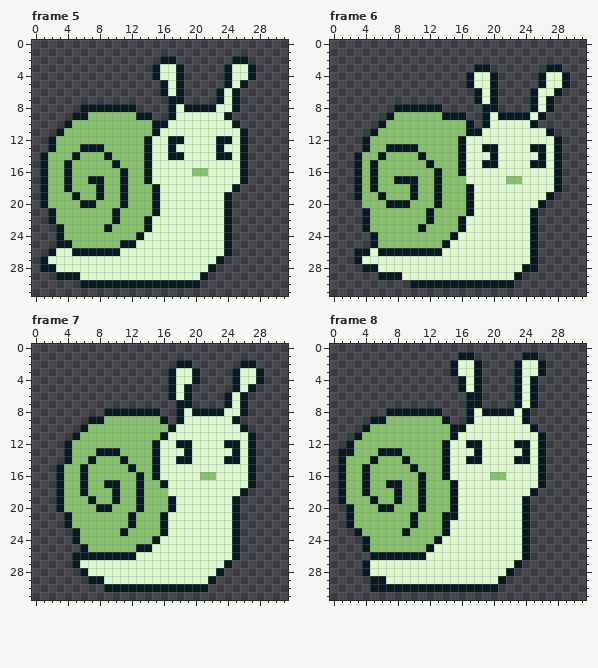
One commit to this pixel-art file: concepts/gary_single.aseprite. The picture above was drawn from the file before the commit.
32x32 pixels, 9 frames. Shown: frame 5, frame 6, frame 7, frame 8. The commit also changed other frames, which this record leaves out.
After the commit:
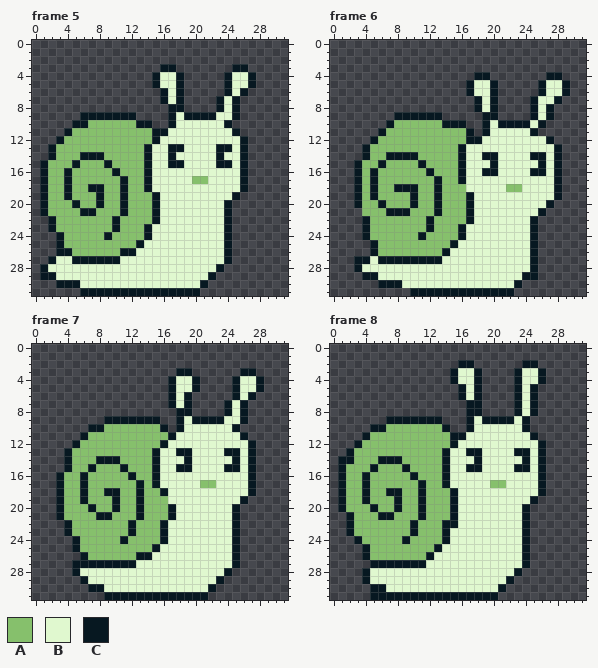
Palette (. is transparent): A #86c06c  B #e0f8cf  C #071821
Diff:
Frame 5:
y 2: x 16..17 CC -> ..; x 25..26 CC -> ..
y 3: x 15..18 CBBC -> .CC.; x 24..27 CBBC -> .CC.
y 5: x 15..16 .C -> CB; x 26..27 C. -> BC
y 6: x 23..26 CBC. -> .CBC
y 7: x 16..17 .C -> CB
y 8: x 6..12 CCCCCCC -> .......; x 18..23 BCCCCB -> C....C
y 9: x 5 C -> .; x 7..14 AAAAAACC -> CCCCCC..; x 19..22 BBBB -> CCCC; x 24..25 C. -> BC
y 10: x 4..6 CAA -> .CC; x 13..17 AACCB -> CC..C; x 24..25 BC -> C.
y 11: x 3..4 CA -> .C; x 16 B -> C; x 25..26 BC -> C.
y 12: x 2..3 CA -> .C; x 14..15 CB -> AC; x 17..18 CC -> BB; x 23..24 CC -> BB
y 13: x 6..8 CCC -> AAA; x 18 B -> C; x 24 B -> C
y 14: x 1..2 CA -> .C; x 5..9 CAAAC -> ACCCA; x 18 C -> B; x 24 C -> B
y 15: x 4..5 CA -> AC; x 9..10 AC -> CA; x 17..18 BB -> CC; x 23..24 BB -> CC
y 16: x 10..11 AC -> CA; x 20..21 AA -> BB
y 17: x 7..8 CC -> AA; x 20..21 BB -> AA
y 18: x 7 A -> C; x 14..15 AC -> CB; x 25..26 C. -> BC
y 19: x 4..5 AC -> CA; x 24..25 C. -> BC
y 20: x 5..8 ACCA -> CAAC
y 21: x 1..2 .C -> CA; x 6..7 AA -> CC; x 10..11 CA -> AC
y 22: x 14..15 CB -> AC
y 23: x 2..3 .C -> CA; x 9..10 CA -> AC
y 24: x 9 A -> C; x 13..14 CB -> AC
y 25: x 4 C -> A; x 11..13 CCB -> AAC
y 26: x 2..12 CBBCCCCCCBB -> .CCAAAAAACC
y 27: x 1..2 CB -> .C; x 5..10 BBBBBB -> CCCCCC; x 23..24 C. -> BC
y 28: x 2 C -> B; x 22..23 C. -> BC
y 29: x 1..5 ..CCC -> CCBBB; x 21..22 C. -> BC
y 30: x 3..21 ...CCCCCCCCCCCCCCC. -> CCCBBBBBBBBBBBBBBBC
y 31: x 6..20 ............... -> CCCCCCCCCCCCCCC
Frame 6:
y 3: x 18..19 CC -> ..; x 27..28 CC -> ..
y 4: x 17..20 CBBC -> .CC.; x 26..29 CBBC -> .CC.
y 6: x 17..18 .C -> CB; x 25..26 CB -> .C; x 28..29 C. -> BC
y 7: x 27..28 C. -> BC
y 8: x 8..13 CCCCCC -> ......; x 18..19 .C -> CB
y 9: x 7..16 CAAAAAACCC -> .CCCCCC...; x 20..27 BCCCCBC. -> C....CBC
y 10: x 6..7 CA -> .C; x 14..17 AAAC -> CCC.; x 21..26 BBBBC. -> CCCCBC
y 11: x 5..6 CA -> .C; x 18..19 CB -> .C; x 25..27 BBC -> C..
y 12: x 4..5 CA -> .C; x 16..18 CBB -> ACC; x 27..28 BC -> C.
y 13: x 7..10 CCCC -> AAAA; x 19..20 CC -> BB; x 25..26 CC -> BB
y 14: x 3..4 CA -> .C; x 6..11 CAAAAC -> ACCCCA; x 19 B -> C; x 25 B -> C
y 15: x 5..6 CA -> AC; x 11..12 AC -> CA; x 19 C -> B; x 25 C -> B
y 16: x 12..13 AC -> CA; x 19..20 BB -> CC; x 25..26 BB -> CC
y 17: x 8..10 CCC -> AAA; x 16 A -> C; x 22..23 AA -> BB
y 18: x 8..9 AA -> CC; x 17 C -> B; x 22..23 BB -> AA
y 19: x 5..6 AC -> CA; x 27..28 C. -> BC
y 20: x 3 . -> C; x 6..10 ACCCA -> CAAAC; x 26..27 C. -> BC
y 21: x 4 C -> A; x 7..9 AAA -> CCC; x 12..13 CA -> AC; x 25..26 C. -> BC
y 22: x 16..17 CB -> AC
y 23: x 11..12 CA -> AC
y 24: x 4..5 .C -> CA; x 11 A -> C; x 15..16 CB -> AC
y 25: x 14..15 CB -> AC
y 26: x 3..14 CCBCCCCCCCCB -> ..CAAAAAAAAC
y 27: x 4 B -> C; x 6..13 BBBBBBBB -> CCCCCCCC
y 28: x 3..5 .CC -> CBB; x 24 C -> B
y 29: x 4..8 ..CCC -> CCBBB; x 23..25 C.. -> BCC
y 30: x 6..23 ....CCCCCCCCCCCCC. -> CCCBBBBBBBBBBBBBBC
y 31: x 10..22 ............. -> CCCCCCCCCCCCC
Frame 7:
y 2: x 18..19 CC -> ..; x 26..27 CC -> ..
y 3: x 17..20 CBBC -> .CC.; x 25..28 CBBC -> .CC.
y 5: x 19..20 C. -> BC; x 27..28 C. -> BC
y 6: x 24..27 CBC. -> .CBC
y 7: x 17..18 .C -> CB
y 8: x 9..15 CCCCCCC -> .......; x 19..24 BCCCCB -> C....C
y 9: x 7..16 CCAAAAAAAC -> ..CCCCCCC.; x 20..23 BBBB -> CCCC; x 25..26 C. -> BC
y 10: x 6..8 CAA -> .CC; x 16..18 ACB -> C.C; x 25..26 BC -> C.
y 11: x 5..6 CA -> .C; x 16..17 CB -> AC; x 26..27 BC -> C.
y 12: x 4..5 CA -> .C; x 15..16 CB -> AC; x 18..19 CC -> BB; x 24..25 CC -> BB
y 13: x 8..10 CCC -> AAA; x 18 B -> C; x 24 B -> C
y 14: x 7..11 CAAAC -> ACCCA; x 18 C -> B; x 24 C -> B
y 15: x 3..4 CA -> .C; x 6..7 CA -> AC; x 11..12 AC -> CA; x 18..19 BB -> CC; x 24..25 BB -> CC
y 16: x 12..13 AC -> CA; x 21..22 AA -> BB
y 17: x 9..10 CC -> AA; x 15..16 AC -> CB; x 21..22 BB -> AA
y 18: x 9 A -> C; x 16 A -> C; x 26..27 C. -> BC
y 19: x 6..7 AC -> CA; x 17 C -> B; x 25..26 C. -> BC
y 20: x 7..10 ACCA -> CAAC
y 21: x 3..4 .C -> CA; x 8..9 AA -> CC; x 12..13 CA -> AC; x 16..17 CB -> AC
y 23: x 4..5 .C -> CA; x 11..12 CA -> AC
y 24: x 11 A -> C; x 15..16 CB -> AC
y 25: x 5..6 .C -> CA; x 13..15 CCB -> AAC
y 26: x 5 C -> .; x 7..14 CCCCCCBB -> AAAAAACC
y 27: x 6..12 BBBBBBB -> CCCCCCC; x 24..25 C. -> BC
y 28: x 5..6 .C -> CB; x 23..24 C. -> BC
y 29: x 6..8 .CC -> CBB; x 22..23 C. -> BC
y 30: x 7..22 ..CCCCCCCCCCCCC. -> CCBBBBBBBBBBBBBC
y 31: x 9..21 ............. -> CCCCCCCCCCCCC
Frame 8:
y 1: x 16..17 CC -> ..; x 24..25 CC -> ..
y 2: x 15..18 CBBC -> .CC.; x 23..26 CBBC -> .CC.
y 4: x 15..16 .C -> CB; x 25..26 C. -> BC
y 6: x 16..17 .C -> CB
y 8: x 7..13 CCCCCCC -> .......; x 18..25 BCCCCBC. -> C....CBC
y 9: x 5..14 CCAAAAAAAC -> ..CCCCCCC.; x 19..22 BBBB -> CCCC
y 10: x 4..6 CAA -> .CC; x 14..17 ACCB -> C..C; x 24..25 BC -> C.
y 11: x 3..4 CA -> .C; x 16 B -> C; x 25..26 BC -> C.
y 12: x 2..3 CA -> .C; x 14..15 CB -> AC; x 17..18 CC -> BB; x 23..24 CC -> BB
y 13: x 1 C -> .; x 6..8 CCC -> AAA; x 17 B -> C; x 23 B -> C
y 14: x 2 A -> C; x 5..9 CAAAC -> ACCCA; x 17 C -> B; x 23 C -> B
y 15: x 4..5 CA -> AC; x 9..10 AC -> CA; x 17..18 BB -> CC; x 23..24 BB -> CC
y 16: x 10..11 AC -> CA; x 20..21 AA -> BB
y 17: x 7..8 CC -> AA; x 14..15 AC -> CB; x 20..21 BB -> AA
y 18: x 7 A -> C; x 25..26 C. -> BC
y 19: x 4..5 AC -> CA; x 24..25 C. -> BC
y 20: x 1..2 .C -> CA; x 5..8 ACCA -> CAAC
y 21: x 6..7 AA -> CC; x 10..11 CA -> AC; x 14 C -> A
y 22: x 15 B -> C
y 23: x 2..3 .C -> CA; x 9..10 CA -> AC
y 24: x 3..4 .C -> CA; x 9 A -> C; x 13..14 CB -> AC
y 25: x 12..13 CB -> AC
y 26: x 4..12 .CCCCCCCB -> CAAAAAAAC
y 27: x 4..11 CBBBBBBB -> .CCCCCCC; x 23..24 C. -> BC
y 28: x 22..23 C. -> BC
y 29: x 4..6 .CC -> CBB; x 21..22 C. -> BC
y 30: x 7..21 CCCCCCCCCCCCCC. -> BBBBBBBBBBBBBBC
y 31: x 5..20 ................ -> CCCCCCCCCCCCCCCC
Boxes around the changes in both pictures, in picture pixels (x1, y1, x2, y2):
changed: (40, 56, 256, 296)
changed: (354, 64, 570, 296)
changed: (56, 360, 264, 600)
changed: (338, 352, 546, 600)
